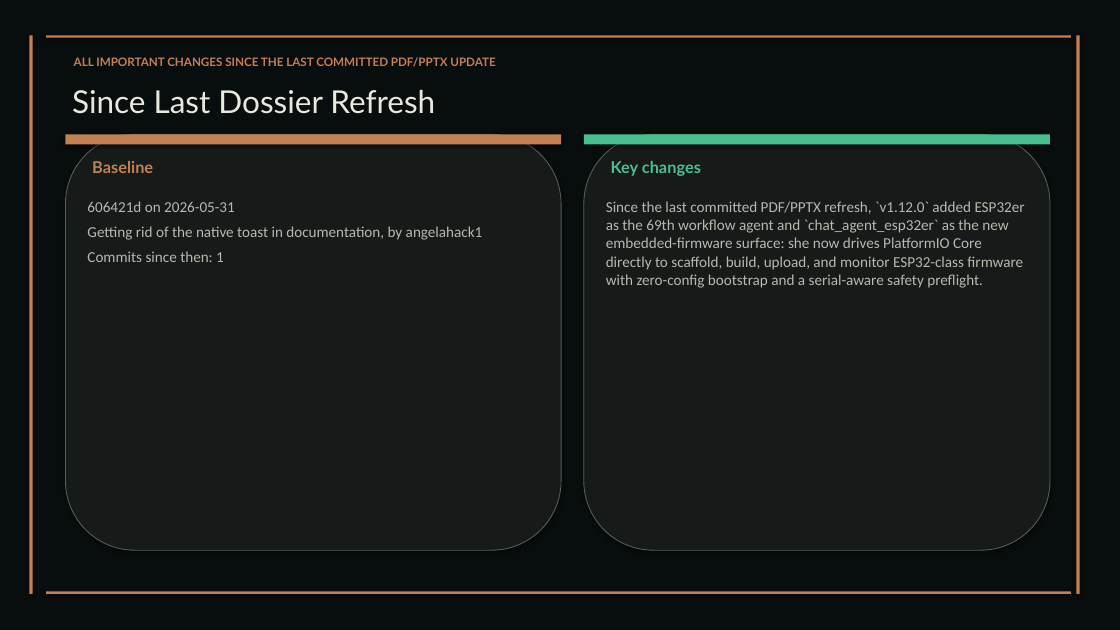
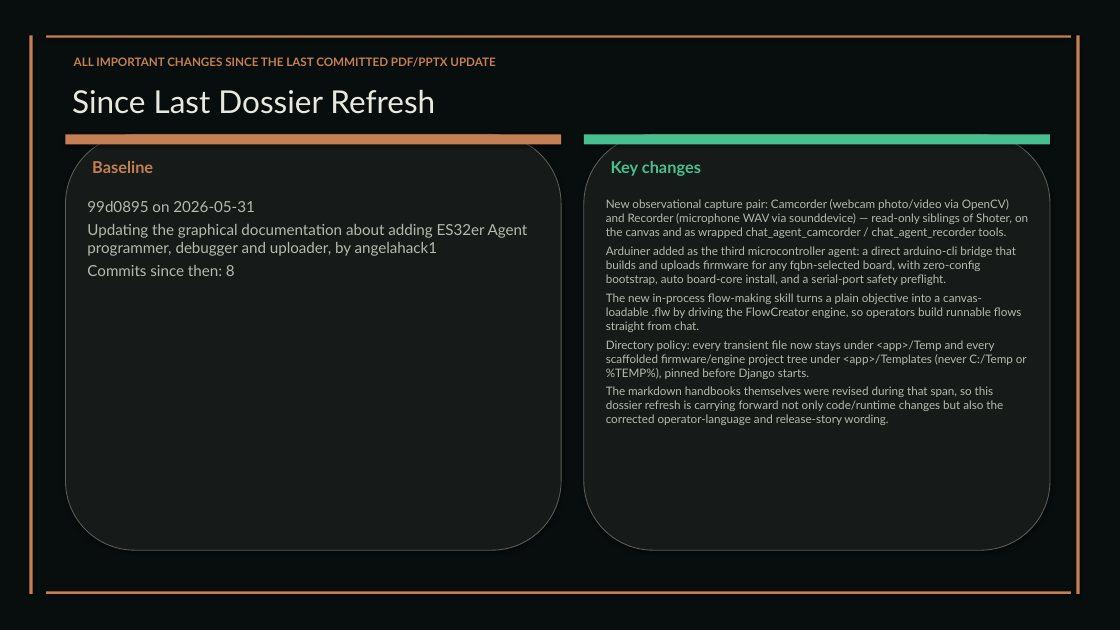
Before and after one commit to XAIHT/Tlamatini, a slide deck: slide 50 of Tlamatini_eXtended_Artificial_Intelligence_Humanly_Tempered.pptx (slide 45 before the commit). Drawn at 1120x630 pixels with LibreOffice and Linux fonts; fonts in the diff are those of the drawing. Boxes give left, top, right and bottom in pixels: in the first picture for what was removed or moved away, otherwise in the second. Text is boxed around its words. In the diff, an @@ line names an element or a change of style, - is before the commit and + after.

Commit message:
Recorder agent implemented, by Tlamatini's-AutoBot.

```diff
--- a/Tlamatini_eXtended_Artificial_Intelligence_Humanly_Tempered.pptx
+++ b/Tlamatini_eXtended_Artificial_Intelligence_Humanly_Tempered.pptx
@@ text at (87,201,528,276): text changed; font Calibri to Lato @@
-606421d on 2026-05-31
-Getting rid of the native toast in documentation, by angelahack1
-Commits since then: 1
+99d0895 on 2026-05-31
+Updating the graphical documentation about adding ES32er Agent programmer, debugger and uploader, by angelahack1
+Commits since then: 8
@@ text at (606,199,1028,425): text changed; size 13 to 10 pt; font Calibri to Lato @@
-Since the last committed PDF/PPTX refresh, `v1.12.0` added ESP32er as the 69th workflow agent and `chat_agent_esp32er` as the new embedded-firmware surface: she now drives PlatformIO Core directly to scaffold, build, upload, and monitor ESP32-class firmware with zero-config bootstrap and a serial-aware safety preflight.
+New observational capture pair: Camcorder (webcam photo/video via OpenCV) and Recorder (microphone WAV via sounddevice) — read-only siblings of Shoter, on the canvas and as wrapped chat_agent_camcorder / chat_agent_recorder tools.
+Arduiner added as the third microcontroller agent: a direct arduino-cli bridge that builds and uploads firmware for any fqbn-selected board, with zero-config bootstrap, auto board-core install, and a serial-port safety preflight.
+The new in-process flow-making skill turns a plain objective into a canvas-loadable .flw by driving the FlowCreator engine, so operators build runnable flows straight from chat.
+Directory policy: every transient file now stays under <app>/Temp and every scaffolded firmware/engine project tree under <app>/Templates (never C:/Temp or %TEMP%), pinned before Django starts.
+The markdown handbooks themselves were revised during that span, so this dossier refresh is carrying forward not only code/runtime changes but also the corrected operator-language and release-story wording.
```
Also in this commit, not shown: 71 other slides changed, 8 slides added, 1 slide removed, 38 other files.
